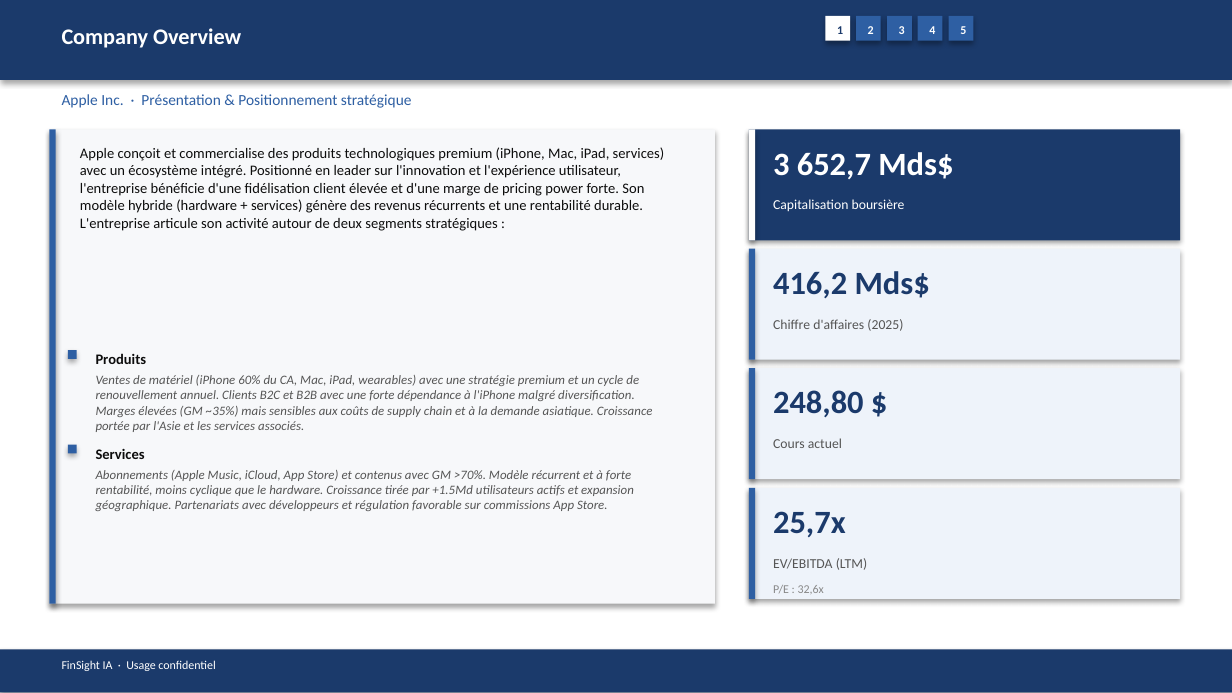
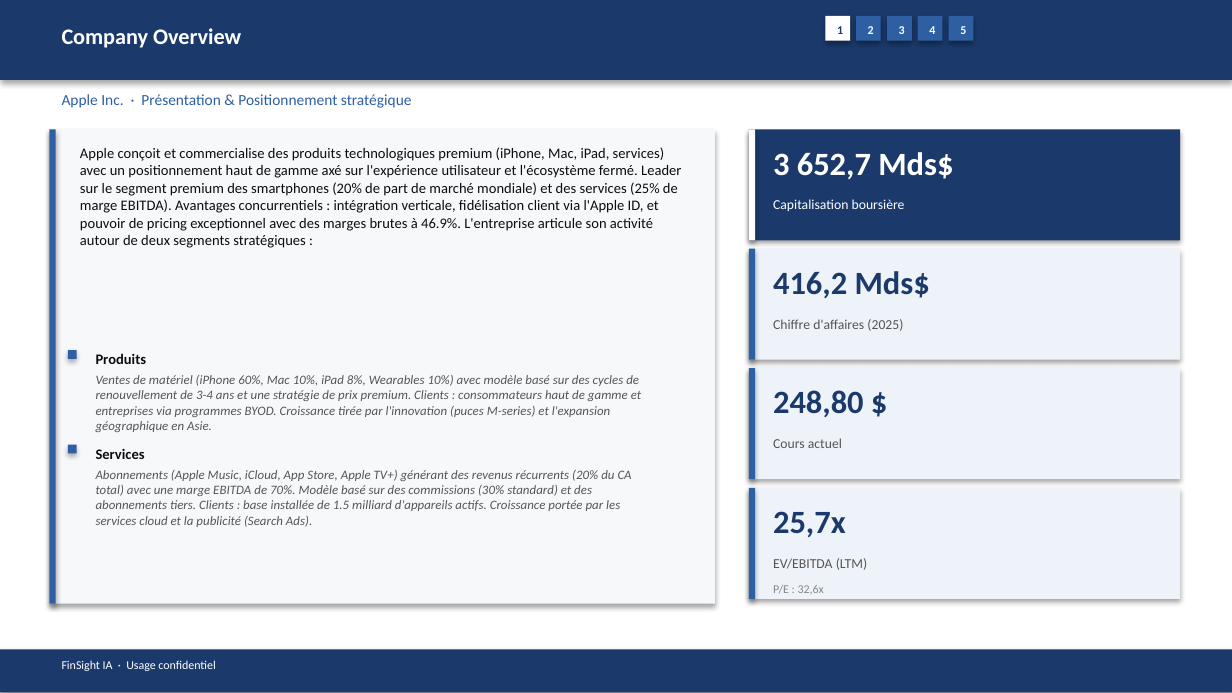
Before and after one commit to baptistejeh07-art/finsight-ia, a slide deck: slide 5 of preview/AAPL/AAPL_pitchbook.pptx. Drawn at 1232x693 pixels with LibreOffice and Linux fonts; fonts in the diff are those of the drawing. Boxes give left, top, right and bottom in pixels: in the first picture for what was removed or moved away, otherwise in the second. Text is boxed around its words. In the diff, an @@ line names an element or a change of style, - is before the commit and + after.

```diff
--- a/preview/AAPL/AAPL_pitchbook.pptx
+++ b/preview/AAPL/AAPL_pitchbook.pptx
@@ text at <box>80,147,681,248</box>: text changed @@
-Apple conçoit et commercialise des produits technologiques premium (iPhone, Mac, iPad, services) avec un écosystème intégré. Positionné en leader sur l'innovation et l'expérience utilisateur, l'entreprise bénéficie d'une fidélisation client élevée et d'une marge de pricing power forte. Son modèle hybride (hardware + services) génère des revenus récurrents et une rentabilité durable. L'entreprise articule son activité autour de deux segments stratégiques :
+Apple conçoit et commercialise des produits technologiques premium (iPhone, Mac, iPad, services) avec un positionnement haut de gamme axé sur l'expérience utilisateur et l'écosystème fermé. Leader sur le segment premium des smartphones (20% de part de marché mondiale) et des services (25% de marge EBITDA). Avantages concurrentiels : intégration verticale, fidélisation client via l'Apple ID, et pouvoir de pricing exceptionnel avec des marges brutes à 46.9%. L'entreprise articule son activité autour de deux segments stratégiques :
@@ text at <box>96,375,641,432</box>: text changed @@
-Ventes de matériel (iPhone 60% du CA, Mac, iPad, wearables) avec une stratégie premium et un cycle de renouvellement annuel. Clients B2C et B2B avec une forte dépendance à l'iPhone malgré diversification. Marges élevées (GM ~35%) mais sensibles aux coûts de supply chain et à la demande asiatique. Croissance portée par l'Asie et les services associés.
+Ventes de matériel (iPhone 60%, Mac 10%, iPad 8%, Wearables 10%) avec modèle basé sur des cycles de renouvellement de 3-4 ans et une stratégie de prix premium. Clients : consommateurs haut de gamme et entreprises via programmes BYOD. Croissance tirée par l'innovation (puces M-series) et l'expansion géographique en Asie.
@@ text at <box>96,470,632,527</box>: text changed @@
-Abonnements (Apple Music, iCloud, App Store) et contenus avec GM >70%. Modèle récurrent et à forte rentabilité, moins cyclique que le hardware. Croissance tirée par +1.5Md utilisateurs actifs et expansion géographique. Partenariats avec développeurs et régulation favorable sur commissions App Store.
+Abonnements (Apple Music, iCloud, App Store, Apple TV+) générant des revenus récurrents (20% du CA total) avec une marge EBITDA de 70%. Modèle basé sur des commissions (30% standard) et des abonnements tiers. Clients : base installée de 1.5 milliard d'appareils actifs. Croissance portée par les services cloud et la publicité (Search Ads).
```
Also in this commit, not shown: 13 other slides changed, 4 other files.
